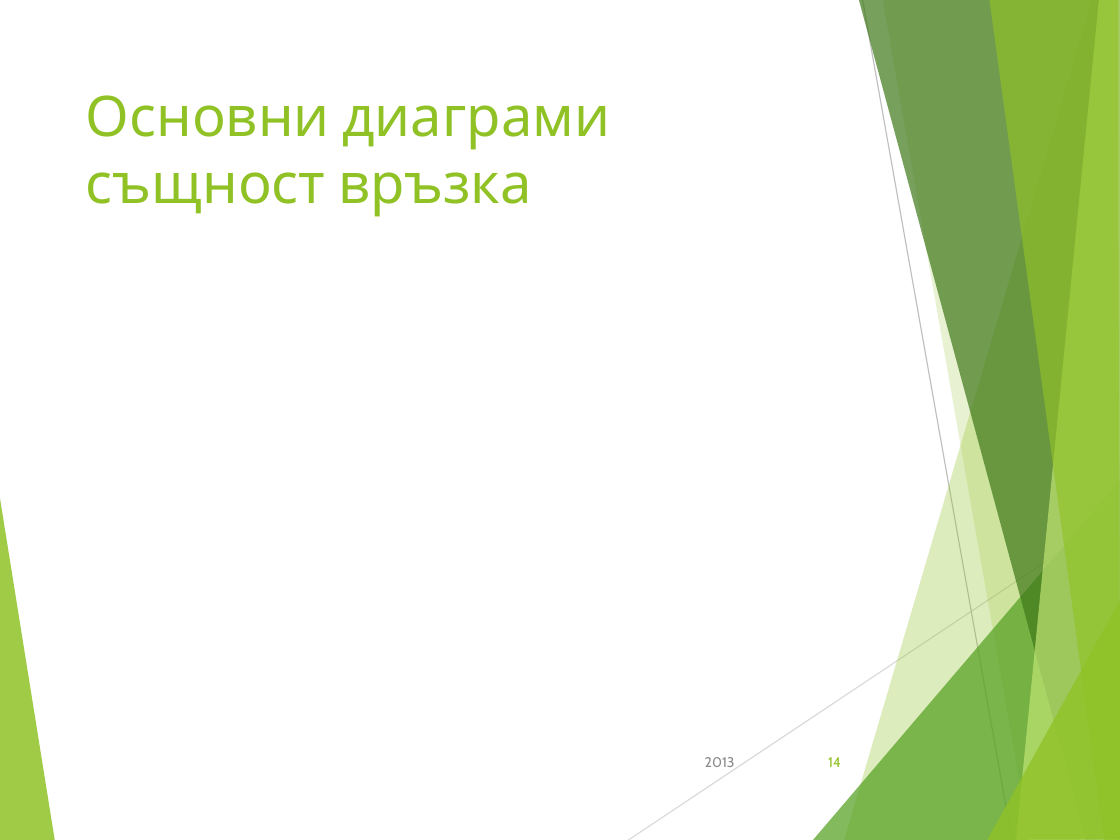
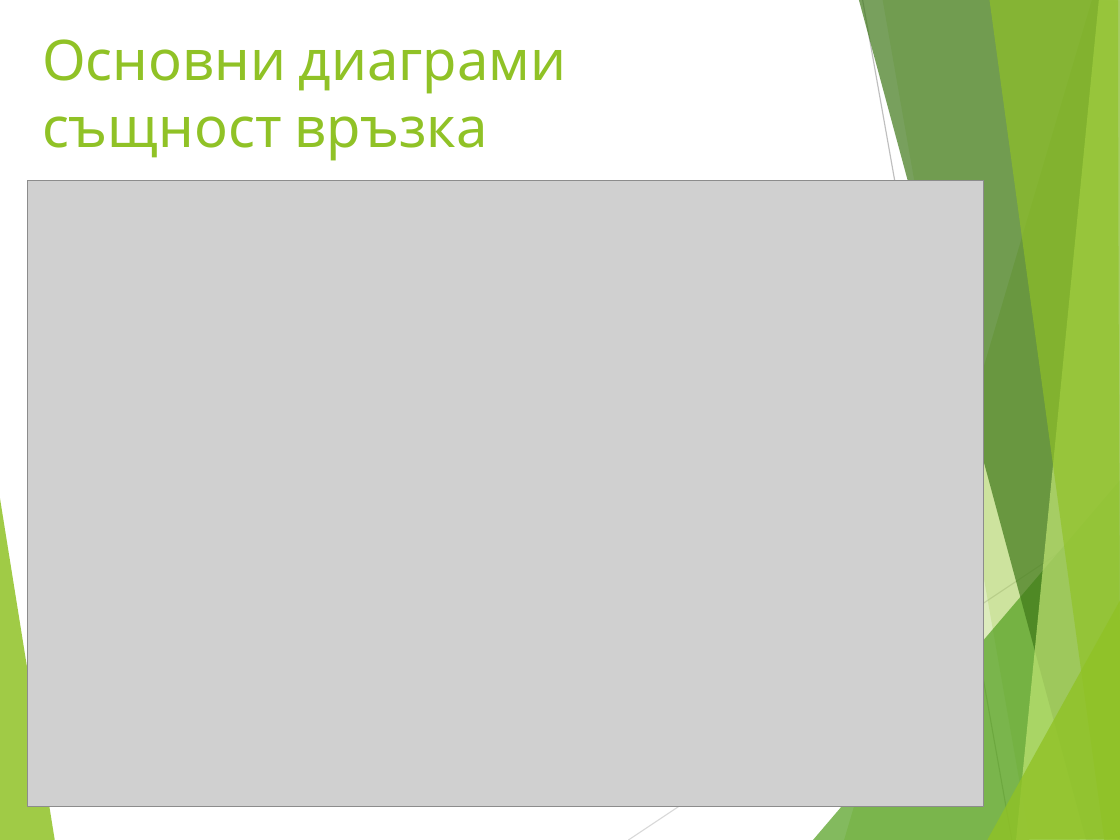
Before and after one commit to ivanchuchulski/fmi-requirements-analisys, a slide deck: slide 23 of rezervito-hw-05/Rezervito_Presentation_62121_62151_62167.pptx (slide 14 before the commit). Drawn at 1120x840 pixels with LibreOffice and Linux fonts; fonts in the diff are those of the drawing; grey boxes stand for pictures. Boxes give left, top, right and bottom in pixels: in the first picture for what was removed or moved away, otherwise in the second. Text is boxed around its words. In the diff, an @@ line names an element or a change of style, - is before the commit and + after.

```diff
--- a/rezervito-hw-05/Rezervito_Presentation_62121_62151_62167.pptx
+++ b/rezervito-hw-05/Rezervito_Presentation_62121_62151_62167.pptx
@@ title "Основни диаграми същност връзка": place and size @@
-title "Основни диаграми същност връзка" at <box>86,95,610,217</box>
+title "Основни диаграми същност връзка" at <box>42,39,567,161</box>
@@ picture added at <box>28,180,983,806</box> @@
@@ text removed at <box>705,757,735,767</box> @@
-2013
@@ page number removed at <box>828,757,841,767</box> @@
-14
```
Also in this commit, not shown: 14 other slides changed, 9 slides added, 16 other files.
